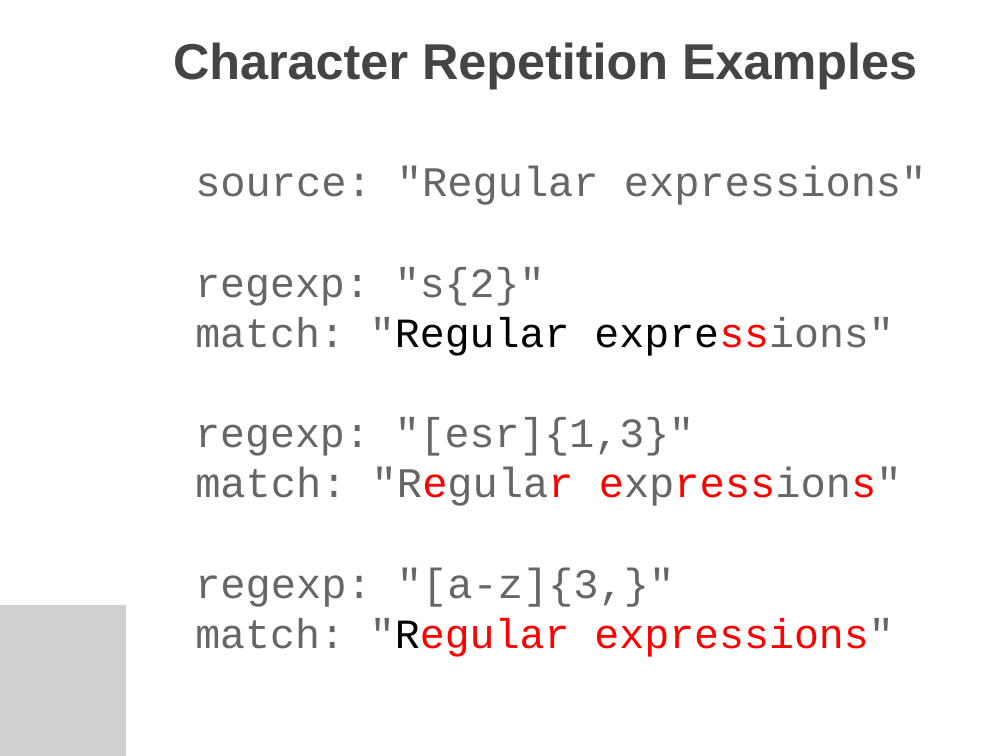
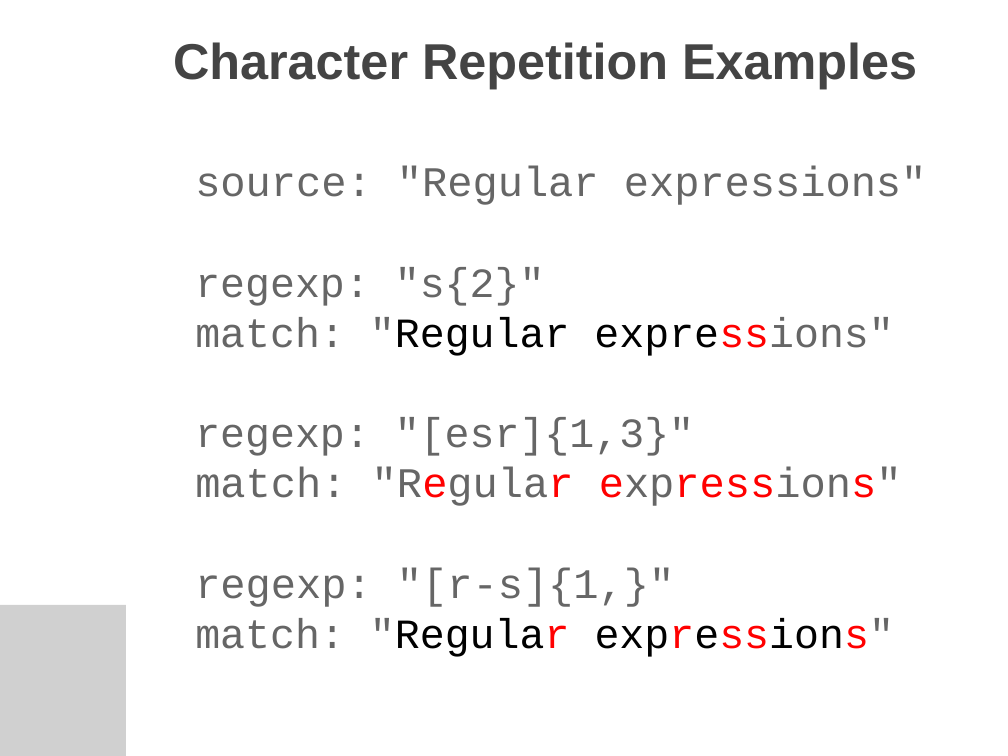
Before and after one commit to jb23lm87/OS-prednasky, a slide deck: slide 14 of LC UNIX/07 Regular Expressions.pptx. Drawn at 1008x756 pixels with LibreOffice and Linux fonts; fonts in the diff are those of the drawing; grey boxes stand for pictures; background and template pictures are left out. Boxes give left, top, right and bottom in pixels: in the first picture for what was removed or moved away, otherwise in the second. Text is boxed around its words. In the diff, an @@ line names an element or a change of style, - is before the commit and + after.

```diff
--- a/LC UNIX/07 Regular Expressions.pptx
+++ b/LC UNIX/07 Regular Expressions.pptx
@@ text at <box>195,567,674,607</box>: text changed @@
-regexp: "[a-z]{3,}"
+regexp: "[r-s]{1,}"
@@ text at <box>195,618,894,657</box>: text colour #FF0000 to #000000 in ""Regular expressions"" @@
```
Also in this commit, not shown: 2 other slides changed, 1 other file.
